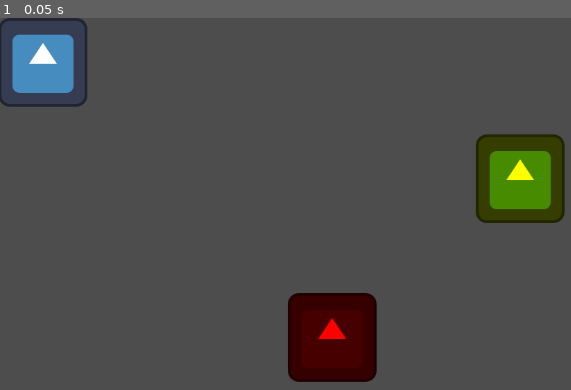
Above: before the commit, frame 1.
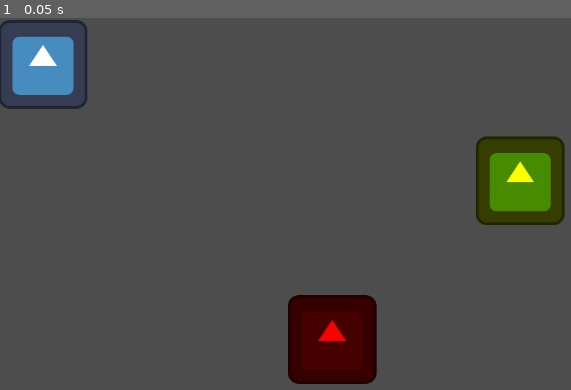
Above: after the commit, the same moment.

Repository: giulibaez/Escuadron-Anti-Sustos_grupo-7
Game: Godot game, scene res://Niveles/nivel_0.tscn
Same seed, same stepped clock (60 frames per second), same inputs: the game is played once before the commit and once after it.
Inputs:
- Up to frame 1 (0.05 s): no input

The runs differ from the first frame. In frame 1, 1.2% of the frame differs, in the area x 0-99%, y 0-99%.

Commit message:
remueve funcion de movimiento obsoleta

Diff:
--- a/escuadrón-anti-sustos/Jugador/Detector/detector.gd
+++ b/escuadrón-anti-sustos/Jugador/Detector/detector.gd
@@ -12,16 +12,6 @@
 	screen_size = get_viewport_rect().size
 
 func _process(delta):
-	var velocity = Vector2.ZERO
-	if Input.is_action_pressed("move_right"):
-		velocity.x += 100
-	if Input.is_action_pressed("move_left"):
-		velocity.x -= 100
-	if Input.is_action_pressed("move_down"):
-		velocity.y += 100
-	if Input.is_action_pressed("move_up"):
-		velocity.y -= 100
-
 	if Input.is_action_pressed("Deteccion"):
 		detectar()
 	if Input.is_action_pressed("Interacción"):
--- a/escuadrón-anti-sustos/Niveles/nivel_0.tscn
+++ b/escuadrón-anti-sustos/Niveles/nivel_0.tscn
@@ -1,12 +1,11 @@
 [gd_scene load_steps=5 format=3 uid="uid://brejqbmnhprut"]
 
-[ext_resource type="PackedScene" uid="uid://5weckjvaad2s" path="res://Objetos/objeto.tscn" id="1_aukub"]
+[ext_resource type="PackedScene" uid="uid://5weckjvaad2s" path="res://Objetos/Objeto.tscn" id="1_aukub"]
 [ext_resource type="Script" uid="uid://4jr7d7f2y1cs" path="res://Niveles/nivel_0.gd" id="1_bl8qv"]
 [ext_resource type="PackedScene" uid="uid://c1pu7kjpn78vq" path="res://Jugador/Detector/detector.tscn" id="2_bl8qv"]
 [ext_resource type="PackedScene" uid="uid://cao8uhst47vib" path="res://Fantasmas/fantasma.tscn" id="4_5vhgk"]
 
 [node name="Nivel 0" type="Node2D"]
-position = Vector2(0, -3)
 script = ExtResource("1_bl8qv")
 
 [node name="Detector" parent="." instance=ExtResource("2_bl8qv")]
--- a/escuadrón-anti-sustos/Objetos/Objeto.tscn
+++ b/escuadrón-anti-sustos/Objetos/Objeto.tscn
@@ -10,3 +10,5 @@
 [node name="Sprite2D" type="Sprite2D" parent="."]
 self_modulate = Color(1, 1, 0, 1)
 texture = ExtResource("2_4fecp")
+
+[node name="CollisionShape2D" type="CollisionShape2D" parent="."]
